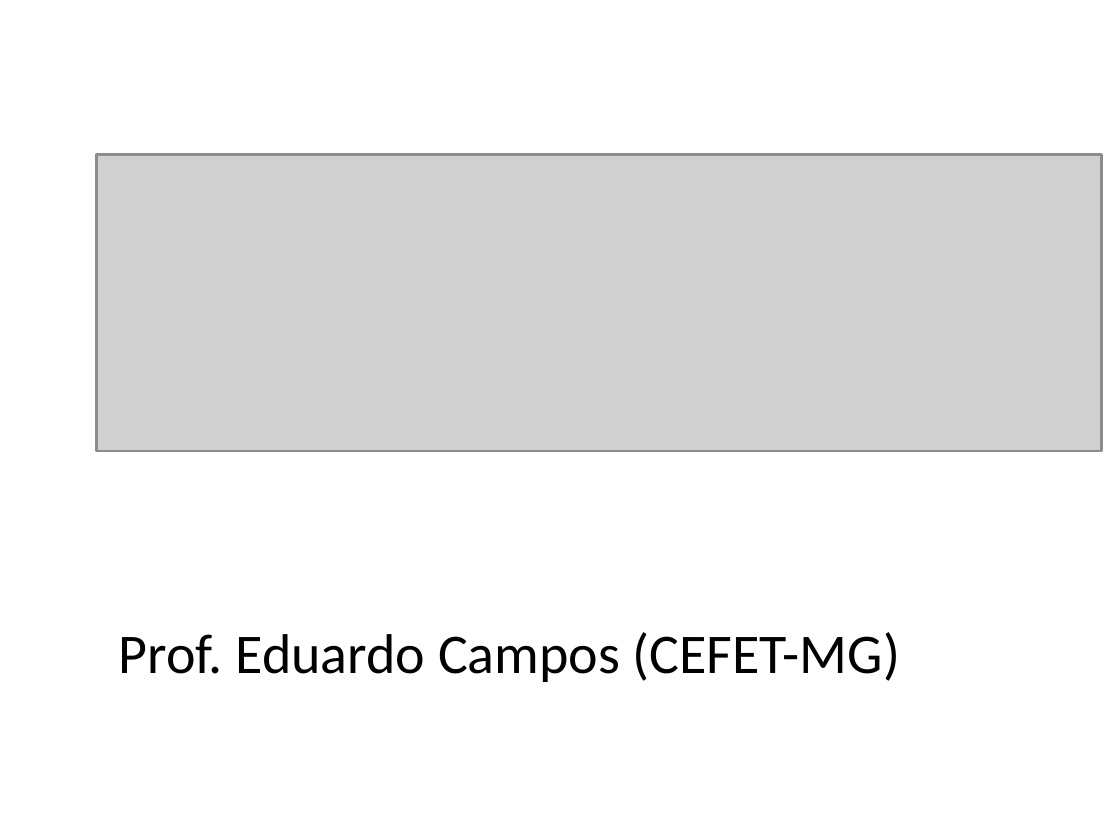
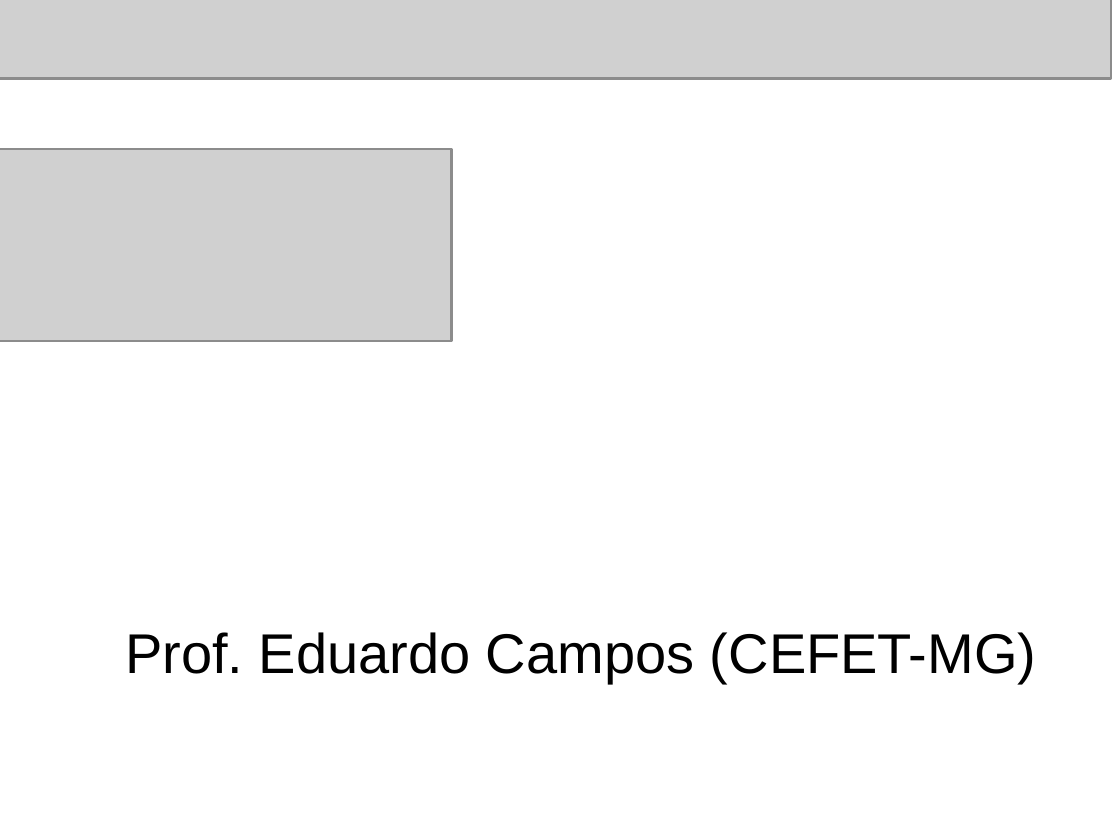
Before and after one commit to eduardocunha11/firstblog, a slide deck: slide 1 of aulas/pc1/AulaPython09-Arquivos.pptx. Drawn at 1120x840 pixels with LibreOffice and Linux fonts; fonts in the diff are those of the drawing; grey boxes stand for pictures; background and template pictures are left out. Boxes give left, top, right and bottom in pixels: in the first picture for what was removed or moved away, otherwise in the second. Text is boxed around its words. In the diff, an @@ line names an element or a change of style, - is before the commit and + after.

```diff
--- a/aulas/pc1/AulaPython09-Arquivos.pptx
+++ b/aulas/pc1/AulaPython09-Arquivos.pptx
@@ picture added at (x1=0, y1=0, x2=1111, y2=78) @@
@@ picture added at (x1=0, y1=150, x2=452, y2=343) @@
@@ picture removed at (x1=96, y1=155, x2=1102, y2=450) @@
@@ text "Prof. Eduardo Campos (CEFET-MG)" at (x1=125, y1=632, x2=1036, y2=683): font Calibri to Arial @@
```
Also in this commit, not shown: 27 other slides changed, 10 slides removed, 1 other file.
